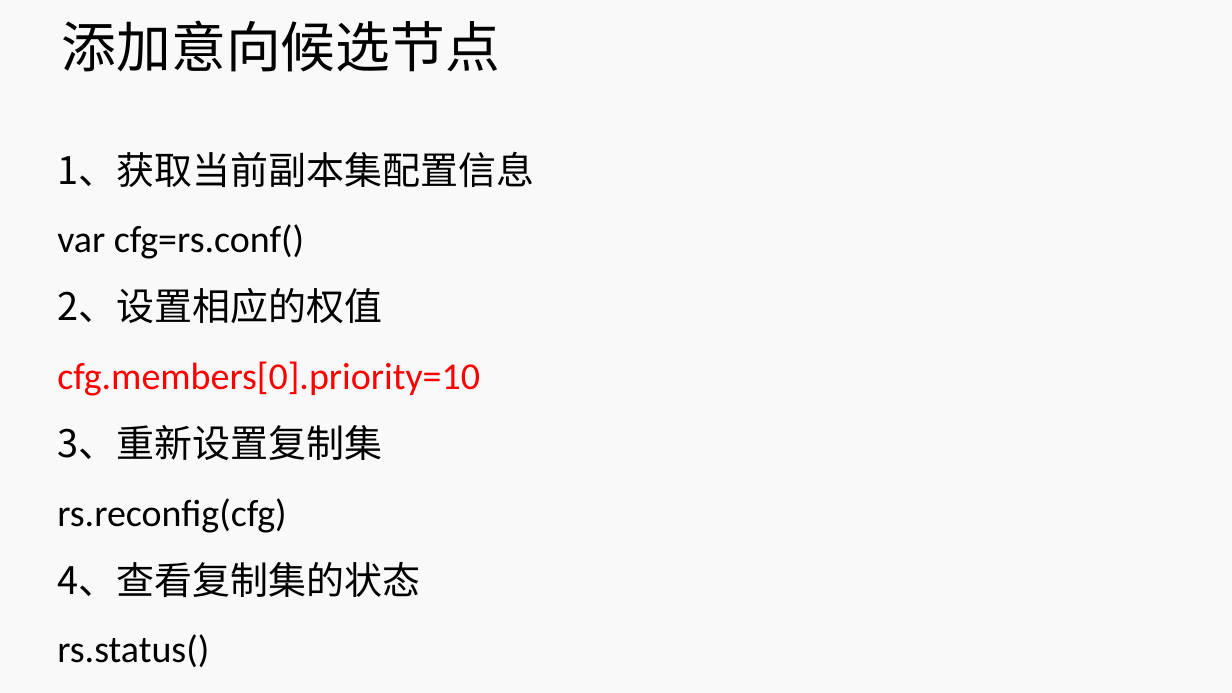
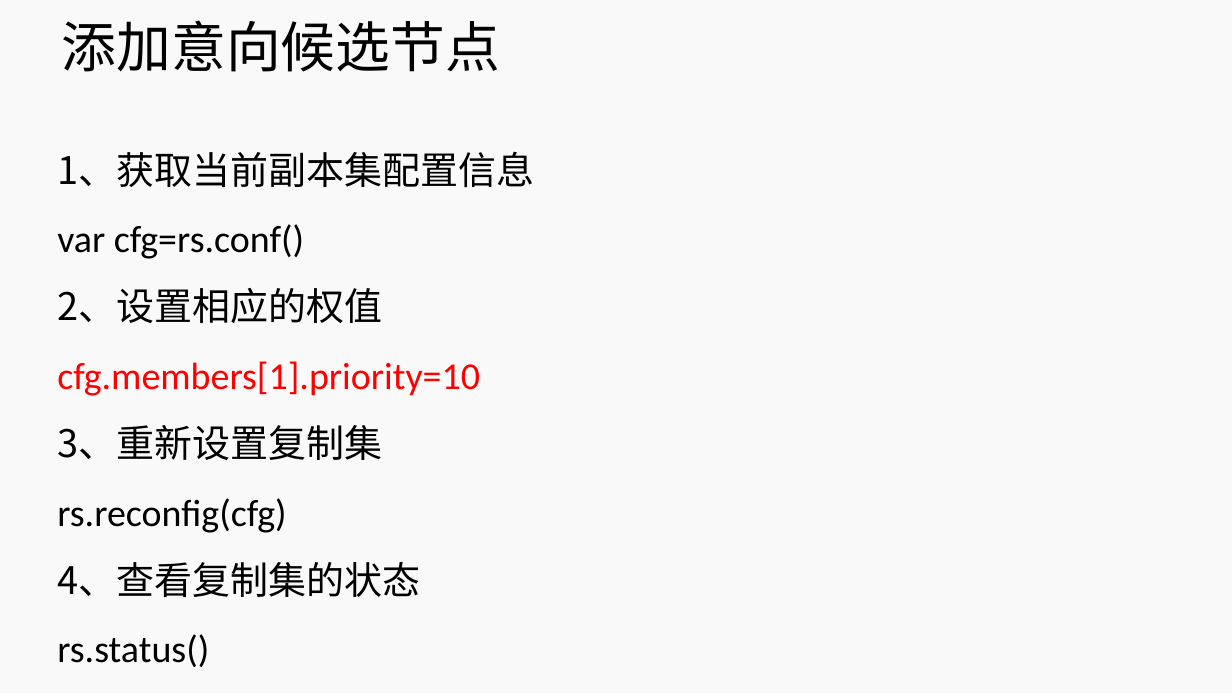
Before and after one commit to lihuanzhen2016/no-sql, a slide deck: slide 17 of PPT/12 MongoDB 复制集.pptx. Drawn at 1232x693 pixels with LibreOffice and Linux fonts; fonts in the diff are those of the drawing; background and template pictures are left out. Boxes give left, top, right and bottom in pixels: in the first picture for what was removed or moved away, otherwise in the second. Text is boxed around its words. In the diff, an @@ line names an element or a change of style, - is before the commit and + after.

```diff
--- a/PPT/12 MongoDB 复制集.pptx
+++ b/PPT/12 MongoDB 复制集.pptx
@@ subtitle at [57,361,480,396]: text changed @@
-cfg.members[0].priority=10
+cfg.members[1].priority=10
```
Also in this commit, not shown: 2 other slides changed, 7 slides added, 1 other file.
